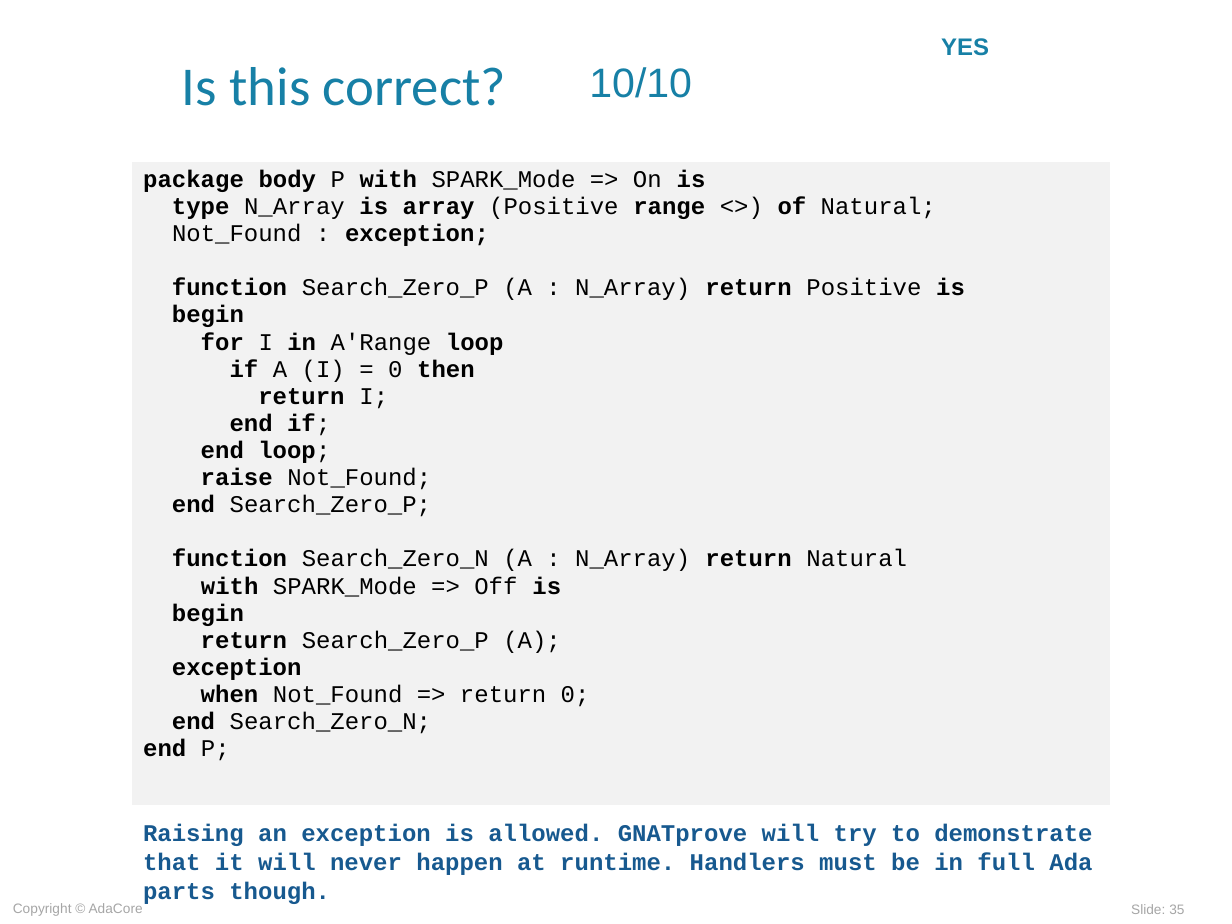
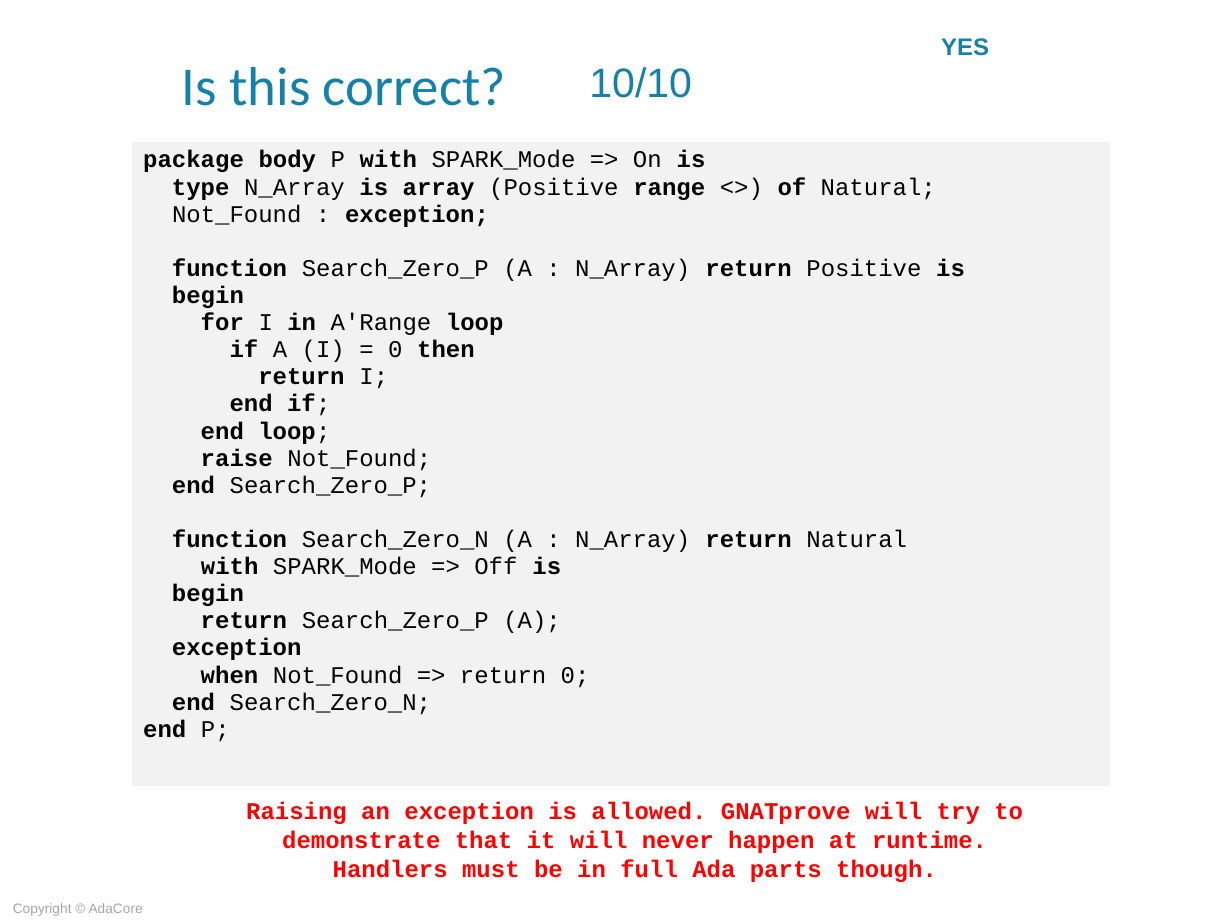
Before and after one commit to AdaCoreU/Courses, a slide deck: slide 35 of lectures/06_SPARK_2014/01_Overview/Slides/01_Overview.ppt. Drawn at 1232x924 pixels with LibreOffice and Linux fonts; fonts in the diff are those of the drawing; background and template pictures are left out. Boxes give left, top, right and bottom in pixels: in the first picture for what was removed or moved away, otherwise in the second. Text is boxed around its words. In the diff, an @@ line names an element or a change of style, - is before the commit and + after.

```diff
--- a/lectures/06_SPARK_2014/01_Overview/Slides/01_Overview.ppt
+++ b/lectures/06_SPARK_2014/01_Overview/Slides/01_Overview.ppt
@@ table: place and size @@
-table at <box>131,161,1110,806</box>
+table at <box>131,142,1110,786</box>
@@ text "Raising an exception is allowed. ...": place and size @@
-text "Raising an exception is allowed. ..." at <box>143,824,1092,904</box>
+text "Raising an exception is allowed. ..." at <box>246,802,1023,882</box>
@@ text "Raising an exception is allowed. ..." at <box>246,802,1023,882</box>: text colour #17598F to #FF0000; alignment left to centre @@
@@ page number removed at <box>1131,904,1184,914</box> @@
-Slide: 35
```
Also in this commit, not shown: 33 other slides changed, 2 slides added, 2 slides removed, 1 other file.
